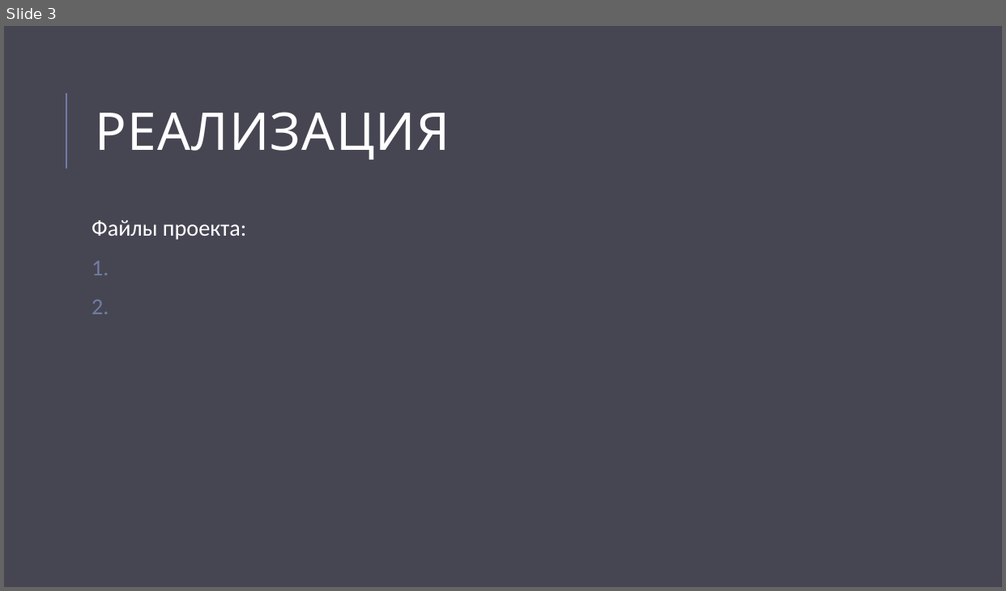
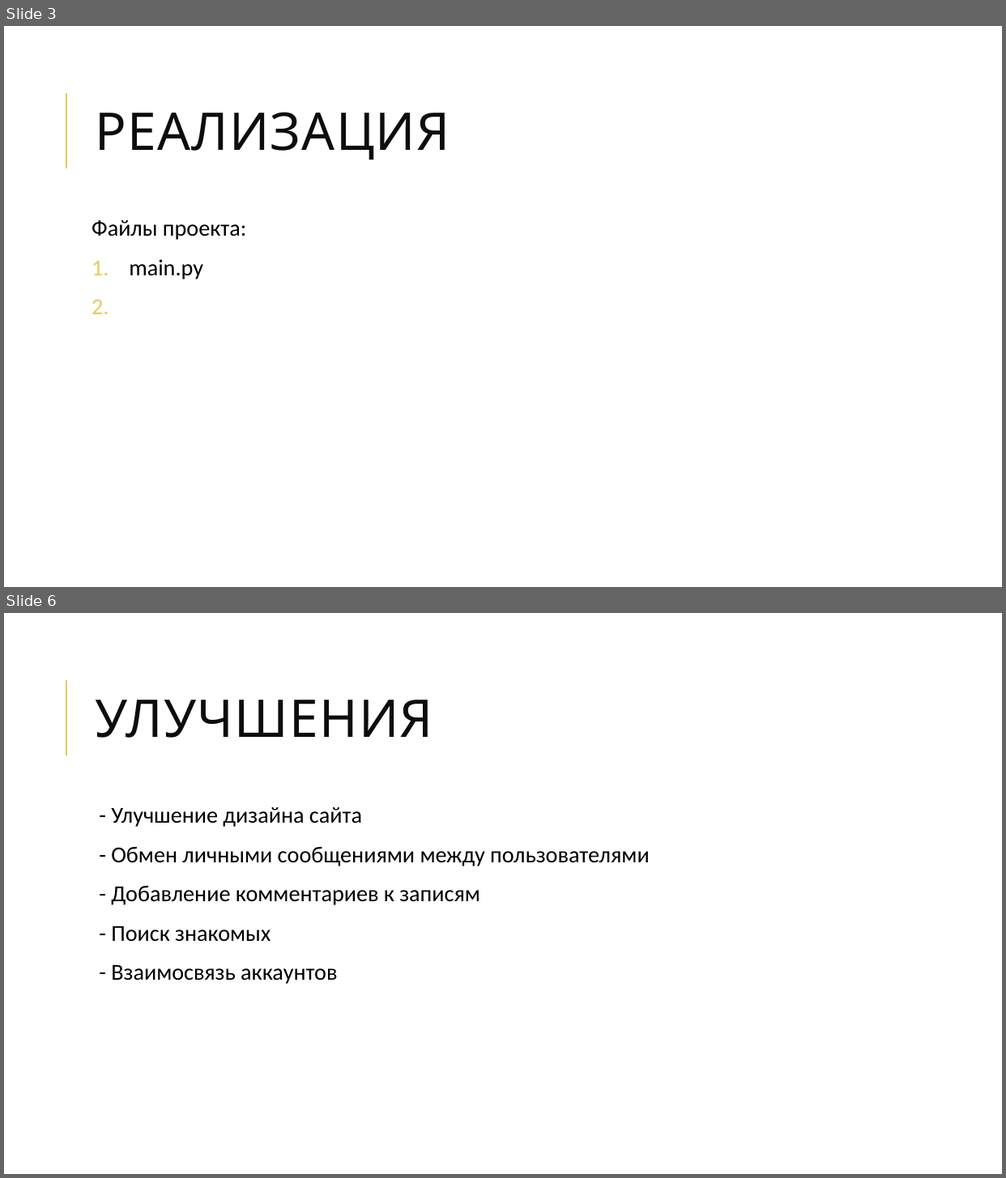
Before and after one commit to git21git/WEB_Project, a slide deck: Презентация WEB.pptx. Shown one above the other, each under a label of ours: slide 3 before the commit, slides 3 and 6 after it; the slides between them are not shown. The pictures are 1006x591 and 1006x1178 pixels, drawn with LibreOffice and Linux fonts; fonts in the diff are those of the drawing. Boxes give left, top, right and bottom in pixels: in the first picture for what was removed or moved away, otherwise in the second. Text is boxed around its words. In the diff, an @@ line names an element or a change of style, - is before the commit and + after.

```diff
--- a/Презентация WEB.pptx
+++ b/Презентация WEB.pptx
@@ slide 6 added at [4, 613, 1002, 1174], background #FFFFFF; not listed: 1 template element that a slide beside it also shows @@
@@ title added at [96, 700, 433, 738], 50 pt, text #0D0D0D @@
+УЛУЧШЕНИЯ
@@ text added at [111, 807, 650, 984], 22 pt, text #000000 @@
+  - Улучшение дизайна сайта
+  - Обмен личными сообщениями между пользователями
+  - Добавление комментариев к записям
+  - Поиск знакомых
+  - Взаимосвязь аккаунтов
@@ slide 3 changed as well @@
@@ background #464653 to #FFFFFF @@
@@ title "РЕАЛИЗАЦИЯ" at [96, 112, 450, 160]: text colour #FFFFFF to #0D0D0D @@
@@ line (66, 169) - (66, 93): stroke #727CA3 1.5 pt to #E3CC5A 1.5 pt @@
@@ text at [91, 220, 246, 240]: text colour #FFFFFF to #000000 in "Файлы проекта:" @@
@@ text at [129, 259, 203, 280]: paragraph added @@
+1. main.py
```
Also in this commit, not shown: 1 other slide changed, 3 other slides added, 1 slide removed, 1 other file.
